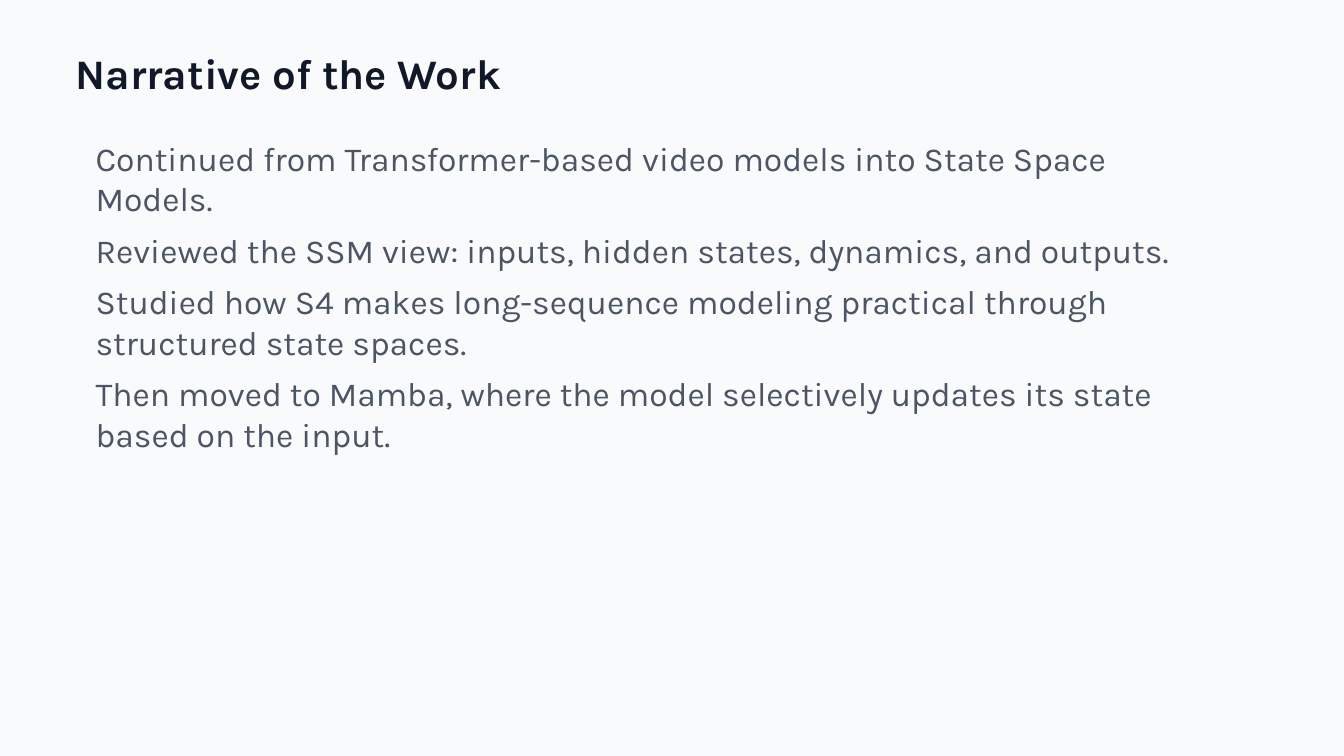
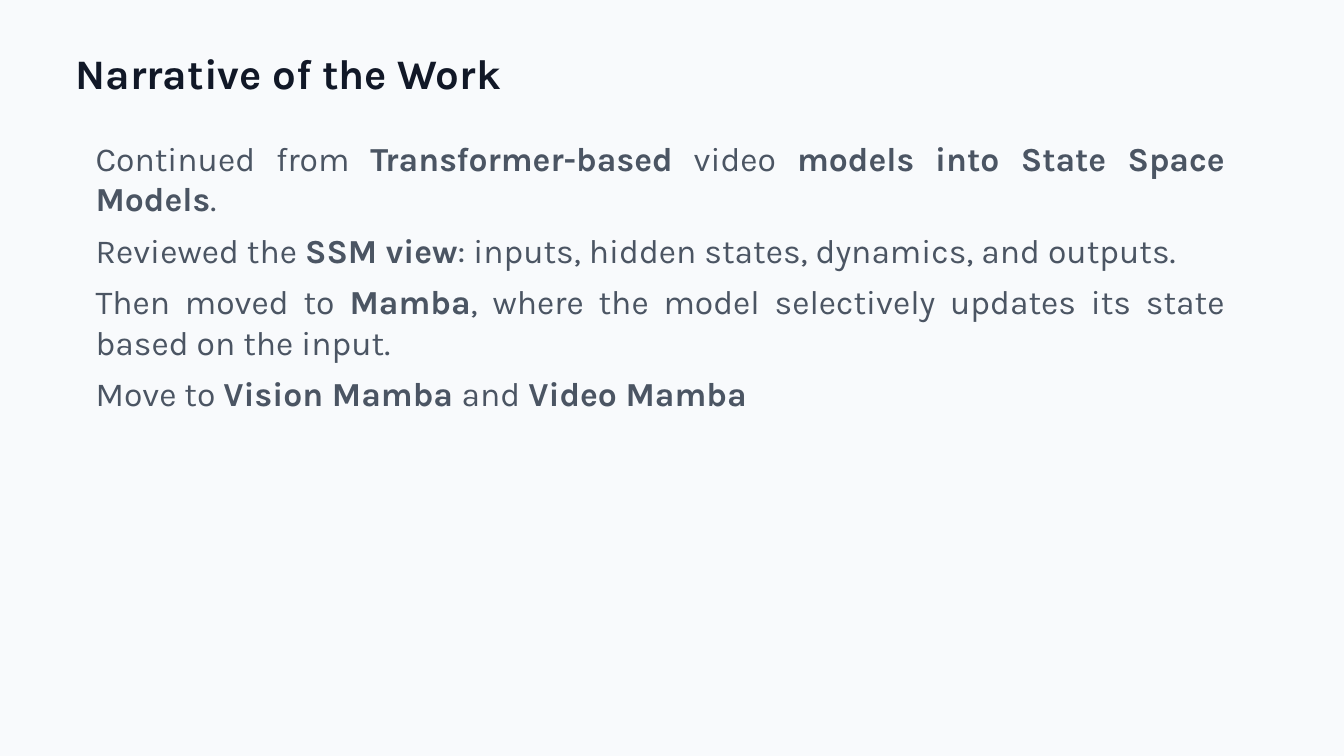
Before and after one commit to zeroxred/research, a slide deck: slide 2 of presentations/05_weekly_summary_s4_to_video_mamba_en.pptx. Drawn at 1344x756 pixels with LibreOffice and Linux fonts; fonts in the diff are those of the drawing. Boxes give left, top, right and bottom in pixels: in the first picture for what was removed or moved away, otherwise in the second. Text is boxed around its words. In the diff, an @@ line names an element or a change of style, - is before the commit and + after.

```diff
--- a/presentations/05_weekly_summary_s4_to_video_mamba_en.pptx
+++ b/presentations/05_weekly_summary_s4_to_video_mamba_en.pptx
@@ text at [96, 147, 1225, 363]: bold on in "Transformer-based models into State Space Models.", "SSM view:", "Mamba,"; alignment left to justified @@
@@ text at [96, 291, 1107, 363]: paragraph removed @@
-Studied how S4 makes long-sequence modeling practical through structured state spaces.
@@ text at [96, 382, 747, 407]: paragraph added @@
+Move to Vision Mamba and Video Mamba
```
Also in this commit, not shown: 11 other slides changed.
